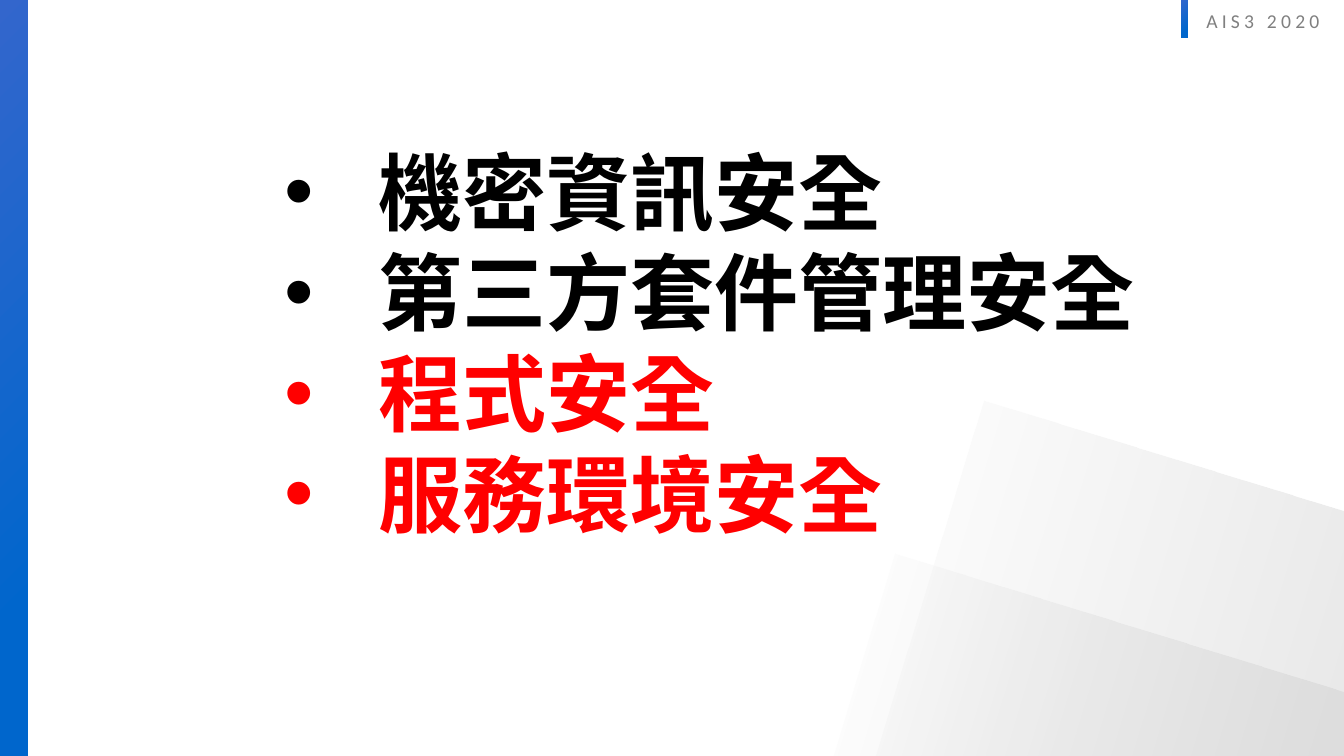
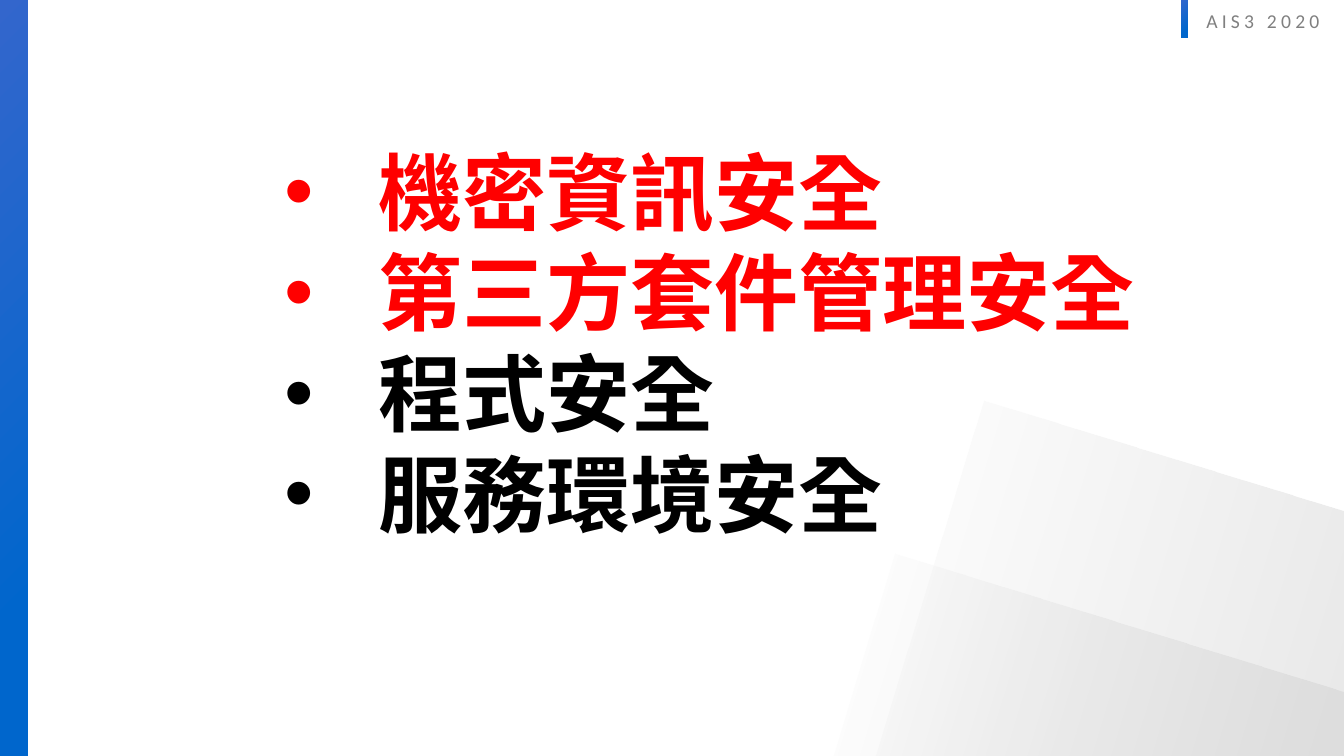
Before and after one commit to twinklestar03/AIS3-Dragon, a slide deck: slide 10 of Slide/AIS3 dragon security .pptx. Drawn at 1344x756 pixels with LibreOffice and Linux fonts; fonts in the diff are those of the drawing. Boxes give left, top, right and bottom in pixels: in the first picture for what was removed or moved away, otherwise in the second. Text is boxed around its words. In the diff, an @@ line names an element or a change of style, - is before the commit and + after.

Commit message:
Update content

```diff
--- a/Slide/AIS3 dragon security .pptx
+++ b/Slide/AIS3 dragon security .pptx
@@ text "機密資訊安全" at bbox=[379, 151, 1135, 534]: text colour #000000 to #FF0000 in "機密資訊安全", "第三方套件管理安全"; text colour #FF0000 to #000000 in "程式安全", "服務環境安全" @@
```
